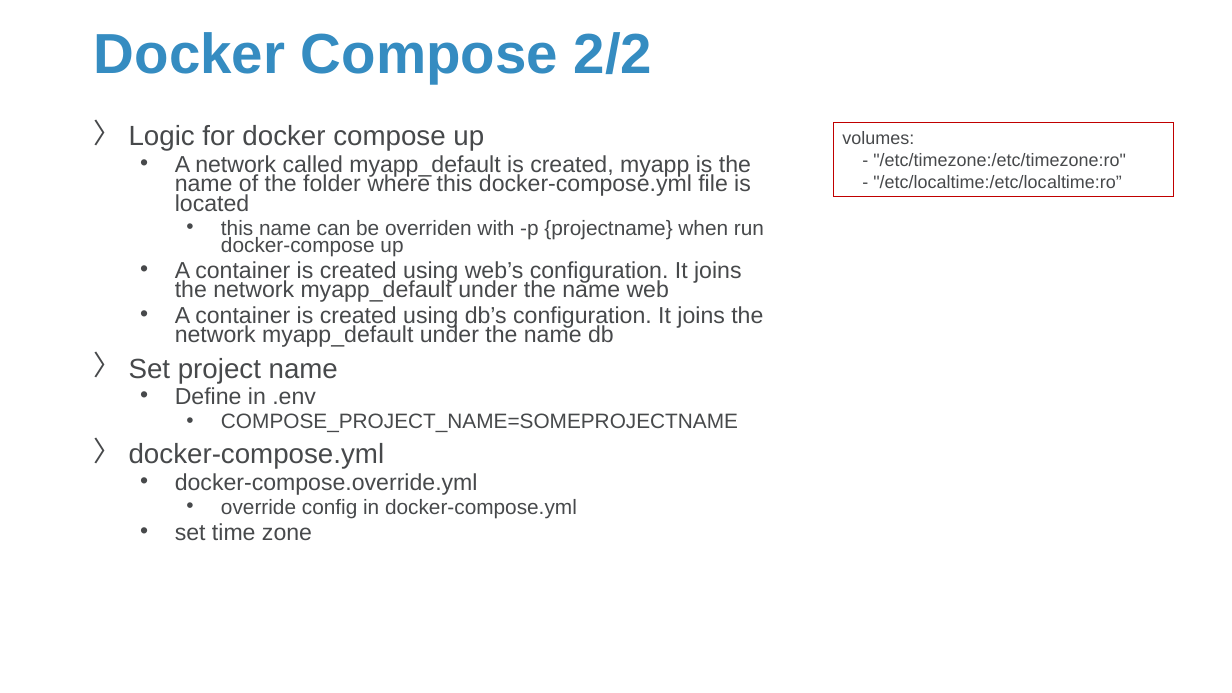
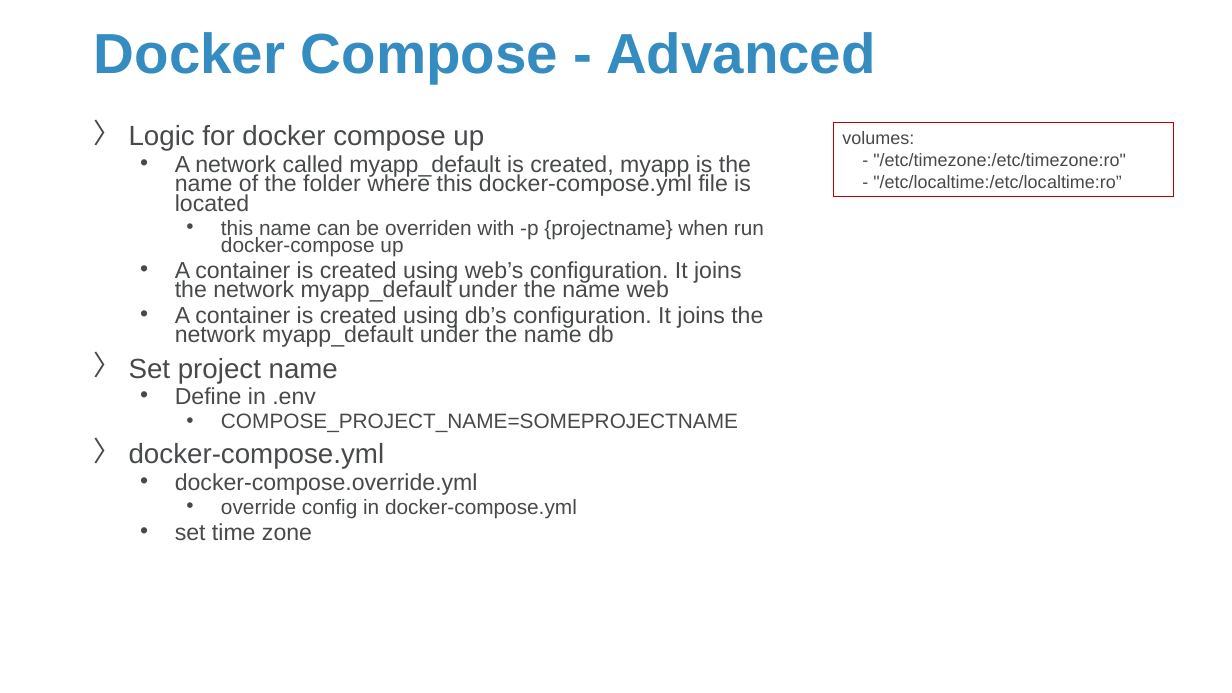
Before and after one commit to Sparks-Lu/TechNotes, a slide deck: slide 23 of Misc/Docker-Notes.pptx (slide 19 before the commit). Drawn at 1232x693 pixels with LibreOffice and Linux fonts; fonts in the diff are those of the drawing; background and template pictures are left out. Boxes give left, top, right and bottom in pixels: in the first picture for what was removed or moved away, otherwise in the second. Text is boxed around its words. In the diff, an @@ line names an element or a change of style, - is before the commit and + after.

```diff
--- a/Misc/Docker-Notes.pptx
+++ b/Misc/Docker-Notes.pptx
@@ title at (x1=94, y1=32, x2=876, y2=84): text changed @@
-Docker Compose 2/2
+Docker Compose - Advanced
```
Also in this commit, not shown: 11 other slides changed, 7 slides added, 8 other files.
